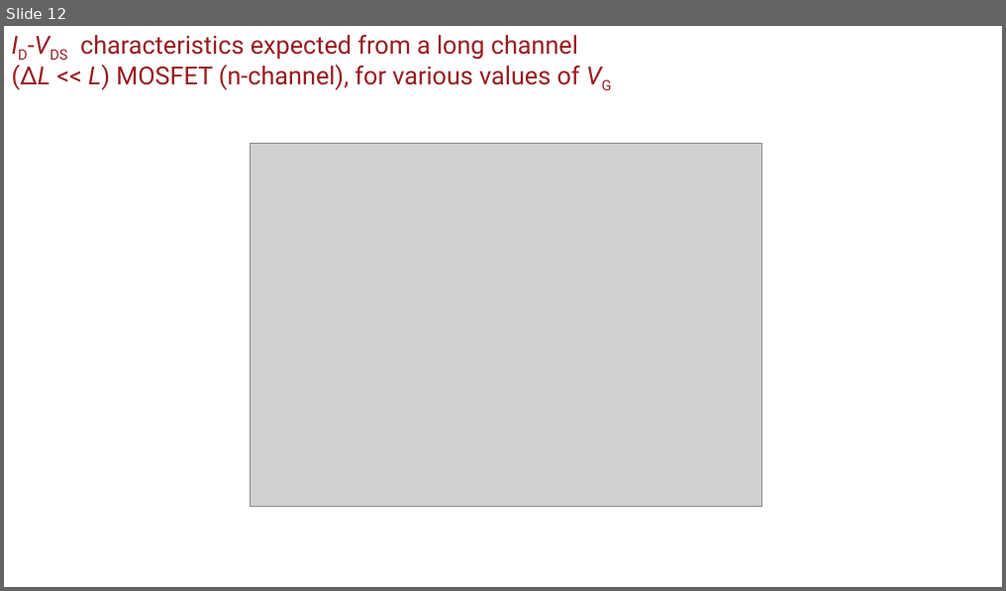
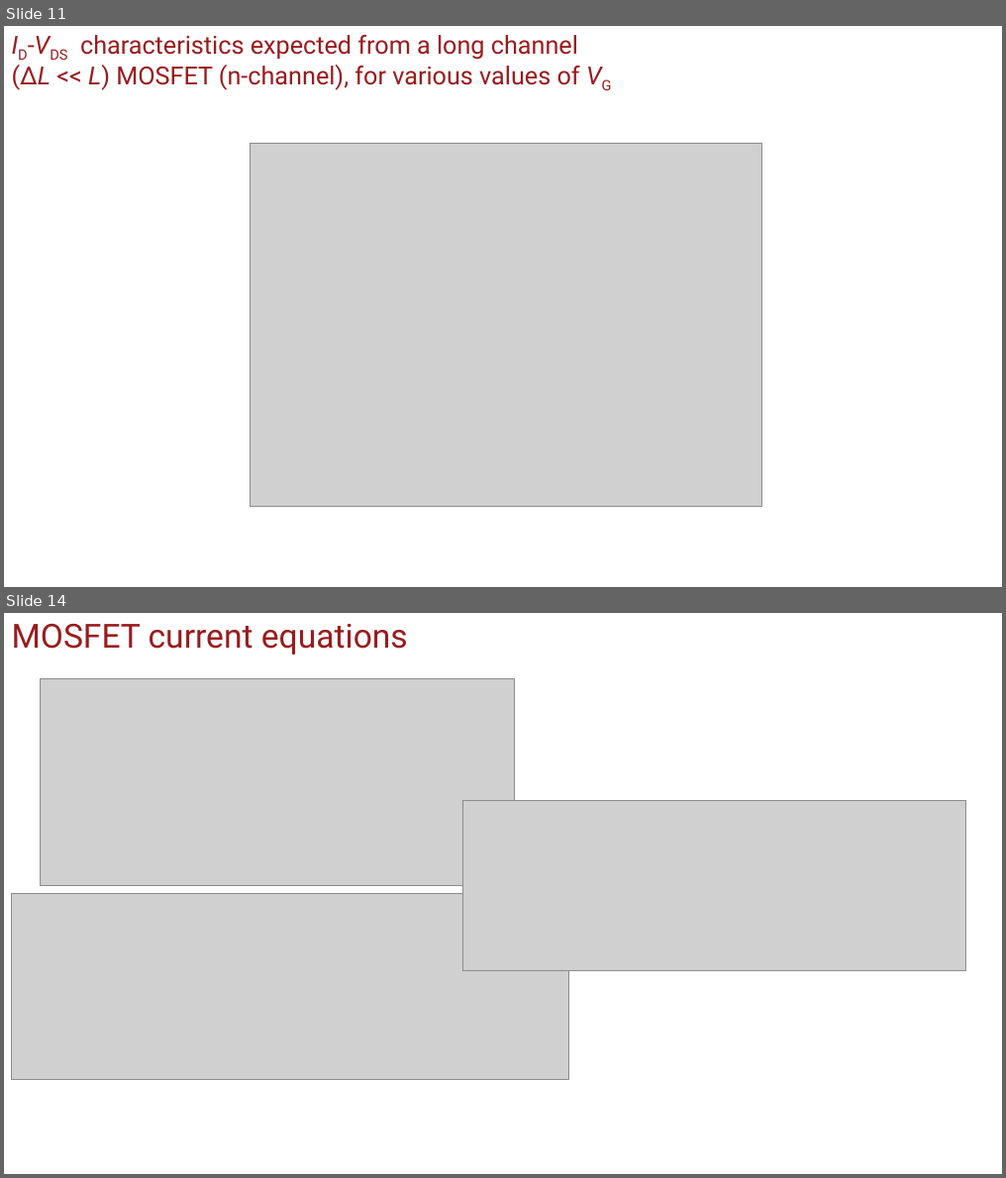
Before and after one commit to uscee105/ee105, a slide deck: assets/module-2-device/mod-2-lecture-10-devices-2.pptx. Shown one above the other, each under a label of ours: slide 12 before the commit, slides 11 and 14 after it; the slides between them are not shown. The pictures are 1006x591 and 1006x1178 pixels, drawn with LibreOffice and Linux fonts; fonts in the diff are those of the drawing; grey boxes stand for pictures; background and template pictures are left out. Boxes give left, top, right and bottom in pixels: in the first picture for what was removed or moved away, otherwise in the second. Text is boxed around its words. In the diff, an @@ line names an element or a change of style, - is before the commit and + after.

```diff
--- a/assets/module-2-device/mod-2-lecture-10-devices-2.pptx
+++ b/assets/module-2-device/mod-2-lecture-10-devices-2.pptx
@@ slide 14 added at box(4, 613, 1002, 1174), background #FFFFFF @@
@@ title added at box(12, 623, 408, 655), 32 pt, text #991B1E @@
+MOSFET current equations
@@ picture added at box(40, 678, 515, 885) @@
@@ picture added at box(463, 801, 966, 970) @@
@@ picture added at box(12, 894, 569, 1080) @@
@@ what was slide 12 is now slide 11 @@
```
Also in this commit, not shown: 2 slides changed, 5 other slides added, 2 slides removed, 2 other files.
